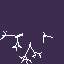
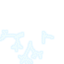
Layer changes from the first 64px x 64px image to the second:
hid "Background" over [0,0,64,64]
